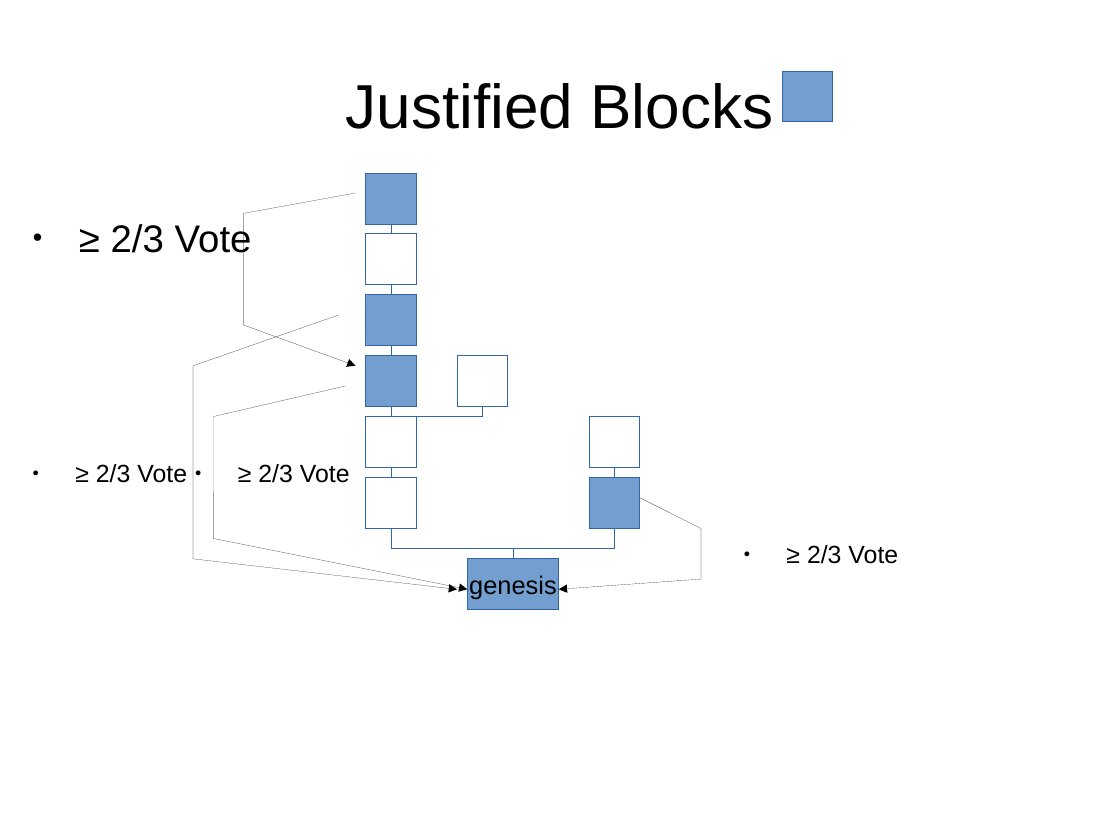
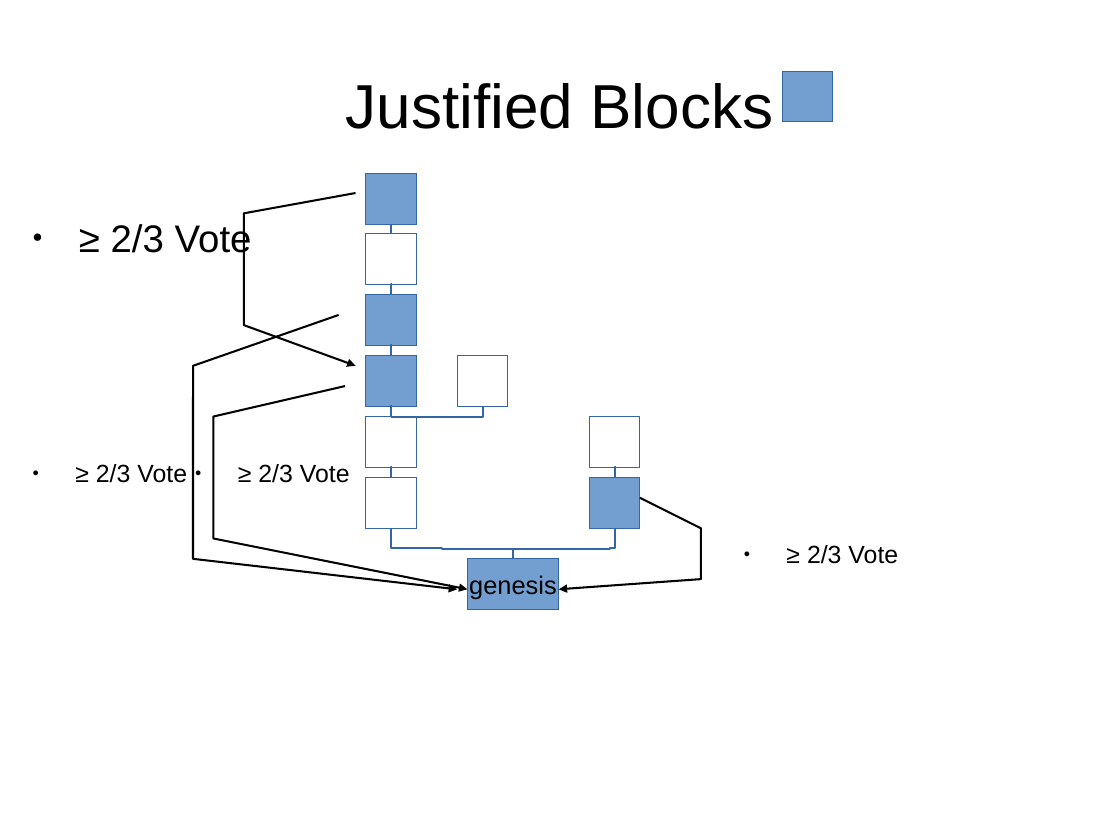
Before and after one commit to palmskog/pos, a slide deck: slide 11 of slide.odp. Drawn at 1120x840 pixels with LibreOffice and Linux fonts; fonts in the diff are those of the drawing. Boxes give left, top, right and bottom in pixels: in the first picture for what was removed or moved away, otherwise in the second. Text is boxed around its words. In the diff, an @@ line names an element or a change of style, - is before the commit and + after.

```diff
--- a/slide.odp
+++ b/slide.odp
@@ outline #000000 0 pt to #000000 1.45 pt in 4 elements at box(193, 315, 457, 589), box(213, 386, 468, 589), box(244, 193, 356, 366), box(559, 498, 701, 589) @@
```
Also in this commit, not shown: 37 other slides changed.
